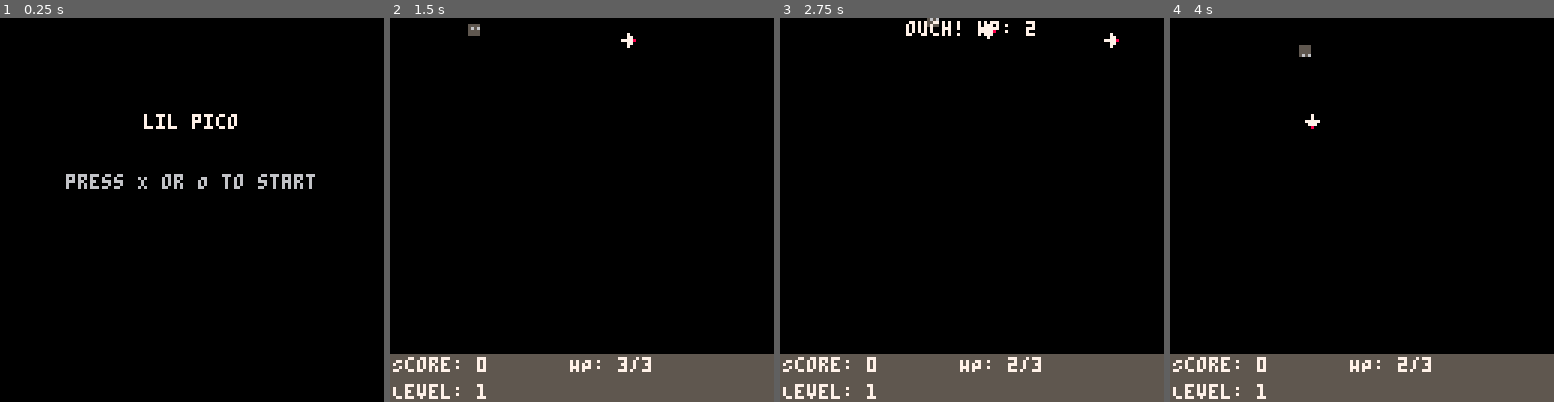
Above: before the commit, frames 1-4 (left to right).
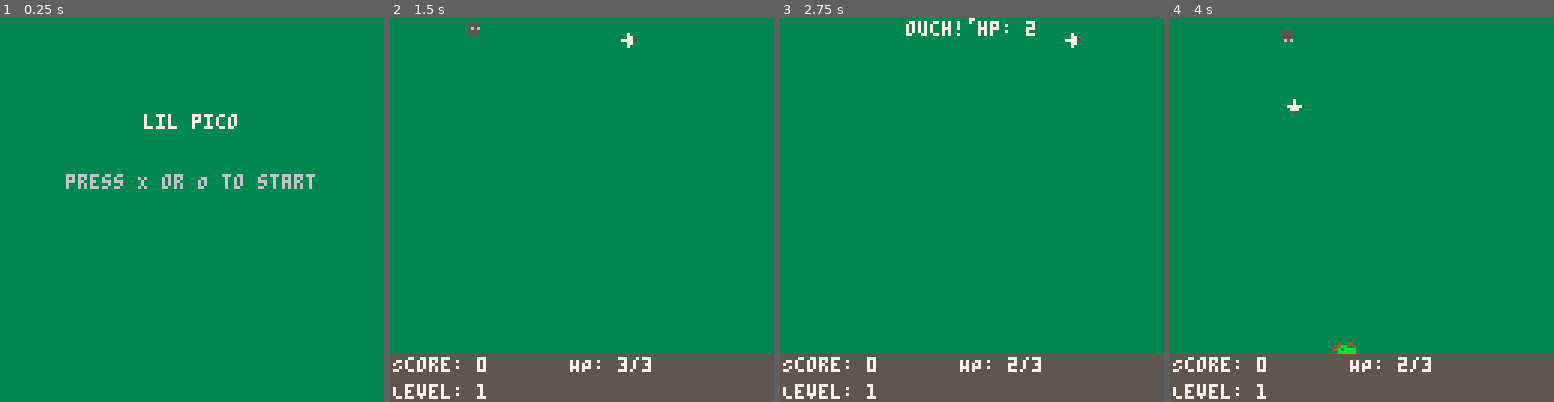
Above: after the commit, the same moments.

Repository: turnercore/lil-pico
Game: PICO-8 cartridge lil-pico.p8
The game is run twice, just before and just after one commit, with the same random seed, the same clock (stepped at 60 frames per second) and the same inputs.
Inputs:
- Up to frame 1 (0.25 s): no input
- Up to frame 2 (1.5 s): tap X (X key) at 0.33, 1.07 s; tap O (Z key) at 0.7 s
- Up to frame 3 (2.75 s): hold Right 1.6-2.1 s; tap O (Z key) at 1.7, 2.1, 2.5 s; tap X (X key) at 1.85 s; hold Up 2.15-2.42 s; hold Right from 2.47 s (still down)
- Up to frame 4 (4 s): tap O (Z key) at 2.9, 3.3, 3.7 s; tap X (X key) at 2.97 s; release Right at 3.03 s; hold Left 3.08-3.58 s; hold Down 3.63-3.97 s

The runs differ from the first frame. In frame 1, 99% of the frame differs, in the area x 0-100%, y 0-100%; in frame 2, 87%; in frame 3, 87%; in frame 4, 88%.

Commit message:
Enhance enemy types and spawn mechanics; add level score requirements and hit flash effects

Diff:
--- a/enemies.lua
+++ b/enemies.lua
@@ -4,15 +4,115 @@
     spr = { 16, 17 },
     w = 8,
     h = 8,
-    spd = 0.6,
+    spd = 0.5,
     hp = 1,
-    score = 10,
+    score = 5,
+    base_col = 11,
+    mod_col = nil,
     drop_table = {
       { min = 90, max = 100, key = "hp" }
     },
     anim_rate = 8,
     dmg = 1,
     hit_invuln_t = 20
+  },
+  basic_better = {
+    spr = { 16, 17 },
+    w = 8,
+    h = 8,
+    spd = 0.8,
+    hp = 2,
+    score = 10,
+    base_col = 11,
+    mod_col = 9,
+    drop_table = {
+      { min = 80, max = 100, key = "hp" },
+      { min = 1, max = 5, key = "coin" }
+    },
+    anim_rate = 6,
+    dmg = 1,
+    hit_invuln_t = 20
+  },
+  basic_fast = {
+    spr = { 16, 17 },
+    w = 8,
+    h = 8,
+    spd = 1.35,
+    hp = 1,
+    score = 20,
+    base_col = 11,
+    mod_col = 10,
+    drop_table = {
+      { min = 85, max = 100, key = "hp" },
+      { min = 1, max = 15, key = "coin" }
+    },
+    anim_rate = 4,
+    dmg = 1,
+    hit_invuln_t = 10
+  },
+  basic_fatty = {
+    spr = { 16, 17 },
+    w = 12,
+    h = 12,
+    spd = 0.25,
+    hp = 4,
+    score = 20,
+    base_col = 11,
+    mod_col = 8,
+    drop_table = {
+      { min = 70, max = 100, key = "hp" },
+      { min = 1, max = 25, key = "coin" }
+    },
+    anim_rate = 14,
+    dmg = 2,
+    hit_invuln_t = 30
+  }
+}
+
+wave_defs = {
+  -- [level] = { wave = { { kind = "enemy_kind", weight = n } }, spawn_min = x, spawn_max = y, all_at_once = bool, all_at_once_amount = n }
+  [1] = {
+    wave = { { kind = "basic", weight = 1 } },
+    spawn_min = 30,
+    spawn_max = 90
+  },
+  [2] = {
+    wave = {
+      { kind = "basic", weight = 100 },
+      { kind = "basic_better", weight = 10 }
+    },
+    spawn_min = 30,
+    spawn_max = 85,
+    all_at_once = true,
+    all_at_once_amount = 10
+  },
+  [3] = {
+    wave = {
+      { kind = "basic", weight = 100 },
+      { kind = "basic_better", weight = 20 },
+      { kind = "basic_fast", weight = 5 }
+    },
+    spawn_min = 30,
+    spawn_max = 80
+  },
+  [4] = {
+    wave = {
+      { kind = "basic", weight = 100 },
+      { kind = "basic_better", weight = 20 },
+      { kind = "basic_fast", weight = 10 }
+    },
+    spawn_min = 20,
+    spawn_max = 70
+  },
+  [5] = {
+    wave = {
+      { kind = "basic", weight = 100 },
+      { kind = "basic_better", weight = 30 },
+      { kind = "basic_fast", weight = 15 },
+      { kind = "basic_fatty", weight = 10 }
+    },
+    spawn_min = 25,
+    spawn_max = 76
   }
 }
 
@@ -29,13 +129,24 @@
     frames = { 64, 65 },
     anim_rate = 8,
     heal = 1,
-    t = 80
+    score = 25,
+    t = 120
+  },
+  coin = {
+    frames = { 66, 67, 68, 69 },
+    anim_rate = 6,
+    t = 360,
+    score = 100
   }
 }
 
 -- create a new enemy just offscreen and add to the list
-function spawn_enemy(kind)
-  kind = kind or "basic"
+function spawn_enemy(kind_override)
+  -- get a random enemy kind for the current level
+  local wave_kind = pick_wave_kind(game_state.current_wave)
+
+  kind = kind_override or wave_kind or "basic"
+
   local def = enemy_types[kind] or enemy_types.basic
 
   local w = 128
@@ -69,9 +180,95 @@
     spd = def.spd,
     hp = def.hp,
     score = def.score or 0,
-    drop_table = def.drop_table
+    drop_table = def.drop_table,
+    base_col = def.base_col,
+    mod_col = def.mod_col,
+    hit_flash = nil
   }
   add(game_state.enemies, e)
+end
+
+function pick_wave_kind(wave_options)
+  if not wave_options or #wave_options == 0 then
+    return nil
+  end
+
+  local total = 0
+  for opt in all(wave_options) do
+    if type(opt) == "table" then
+      total += (opt.weight or 1)
+    else
+      total += 1
+    end
+  end
+
+  if total <= 0 then
+    return wave_options[1]
+  end
+
+  local roll = rnd(total)
+  local acc = 0
+  for opt in all(wave_options) do
+    local w = 1
+    local kind = opt
+    if type(opt) == "table" then
+      w = opt.weight or 1
+      kind = opt.kind
+    end
+    acc += w
+    if roll < acc then
+      return kind
+    end
+  end
+
+  local last = wave_options[#wave_options]
+  if type(last) == "table" then
+    return last.kind
+  end
+  return last
+end
+
+function spawn_enemy_ring(count)
+  count = count or 0
+  if count <= 0 then
+    return
+  end
+  local cx = 64
+  local cy = (128 - UI_HEIGHT - MARGIN_BOTTOM) / 2
+  local r = 84
+  local offset = rnd(1) * 6.2831853
+  for i = 1, count do
+    local theta = offset + ((i - 1) / count) * 6.2831853
+    local x = cx + cos(theta) * r
+    local y = cy + sin(theta) * r
+    local w = 128
+    local h = 128 - UI_HEIGHT - MARGIN_BOTTOM
+    if x < -8 then x = -8 end
+    if x > w + 8 then x = w + 8 end
+    if y < -8 then y = -8 end
+    if y > h + 8 then y = h + 8 end
+
+    local kind = pick_wave_kind(game_state.current_wave) or "basic"
+    local def = enemy_types[kind] or enemy_types.basic
+    local e = {
+      x = x,
+      y = y,
+      kind = kind,
+      spr = def.spr,
+      anim_i = 1,
+      anim_t = 0,
+      w = def.w,
+      h = def.h,
+      spd = def.spd,
+      hp = def.hp,
+      score = def.score or 0,
+      drop_table = def.drop_table,
+      base_col = def.base_col,
+      mod_col = def.mod_col,
+      hit_flash = nil
+    }
+    add(game_state.enemies, e)
+  end
 end
 
 -- roll a drop table and return a pickup key or nil
@@ -131,8 +328,21 @@
           if p.key == "hp" then
             local heal = def.heal or 1
             local hp_max = (game_state.player.cfg and game_state.player.cfg.hp_max) or 3
-            game_state.player.hp = min(hp_max, game_state.player.hp + heal)
-            game_state.toast = "hp +" .. heal
+            if game_state.player.hp >= hp_max then
+              local score = def.score or 0
+              if score > 0 then
+                game_state.score += score
+                game_state.toast = "+" .. score
+                game_state.toast_t = 30
+              end
+            else
+              game_state.player.hp = min(hp_max, game_state.player.hp + heal)
+              game_state.toast = "hp +" .. heal
+              game_state.toast_t = 30
+            end
+          elseif def.score and def.score > 0 then
+            game_state.score += def.score
+            game_state.toast = "+" .. def.score
             game_state.toast_t = 30
           end
           deli(game_state.pickups, i)
@@ -162,16 +372,24 @@
     return
   end
 
-  -- spawn timer scales with level
-  local lvl = game_state.level or 1
-  local min_t = max(10, enemy_spawner.spawn_min - (lvl - 1) * 2)
-  local max_t = max(min_t, enemy_spawner.spawn_max - (lvl - 1) * 4)
-
-  if game_state.enemy_spawn_t > 0 then
-    game_state.enemy_spawn_t -= 1
-  else
-    spawn_enemy()
-    game_state.enemy_spawn_t = flr(rnd(max_t - min_t + 1)) + min_t
+  if game_state.spawn_enabled == false and #game_state.enemies == 0 then
+    game_state.spawn_enabled = true
+    game_state.enemy_spawn_t = 0
+  end
+
+  -- spawn timer uses level def values when set
+  local base_min = game_state.spawn_min or enemy_spawner.spawn_min
+  local base_max = game_state.spawn_max or enemy_spawner.spawn_max
+  local min_t = max(1, base_min)
+  local max_t = max(min_t, base_max)
+
+  if game_state.spawn_enabled ~= false then
+    if game_state.enemy_spawn_t > 0 then
+      game_state.enemy_spawn_t -= 1
+    else
+      spawn_enemy()
+      game_state.enemy_spawn_t = flr(rnd(max_t - min_t + 1)) + min_t
+    end
   end
 
   -- chase the player center
@@ -216,6 +434,33 @@
   end
 end
 
+function enemy_take_damage(enemy, dmg, idx)
+  if not enemy then
+    return false
+  end
+
+  dmg = dmg or 1
+  enemy.hp = (enemy.hp or 1) - dmg
+  local base_col = enemy.base_col or 12
+  enemy.hit_flash = add_hit_flash(8, base_col, 8)
+  if enemy.hp <= 0 then
+    game_state.score += enemy.score or 0
+    enemy_drop(enemy)
+    if idx then
+      deli(game_state.enemies, idx)
+    else
+      for i = #game_state.enemies, 1, -1 do
+        if game_state.enemies[i] == enemy then
+          deli(game_state.enemies, i)
+          break
+        end
+      end
+    end
+    return true
+  end
+  return true
+end
+
 -- draw enemies
 function draw_enemies()
   for e in all(game_state.enemies) do
@@ -224,6 +469,7 @@
     if type(frames) == "table" then
       spr_id = frames[e.anim_i] or frames[1]
     end
-    spr(spr_id, flr(e.x + 0.5), flr(e.y + 0.5))
-  end
-end
+    local base_col = e.base_col or 12
+    draw_sprite_hit_effect(spr_id, flr(e.x + 0.5), flr(e.y + 0.5), e.hit_flash, base_col, e.mod_col)
+  end
+end
--- a/game.lua
+++ b/game.lua
@@ -1,6 +1,24 @@
 -- constants
 MARGIN_BOTTOM = 5
 local screen_w, screen_h = 128, 128 - UI_HEIGHT - MARGIN_BOTTOM
+level_score_req = {
+    -- [current_level] = score_needed_for_next_level
+    [1] = 40,
+    [2] = 125,
+    [3] = 175,
+    [4] = 350,
+    [5] = 500,
+    [6] = 800,
+    [7] = 1200,
+    [8] = 1700,
+    [9] = 2300,
+    [10] = 3000,
+    [11] = 4000,
+    [12] = 5500,
+    [13] = 7500,
+    [14] = 10000,
+    [15] = 13000
+}
 
 function _init()
     init_game_state()
@@ -18,6 +36,51 @@
 
 function start_bgm(music_id)
     music(music_id)
+end
+
+-- hit flash helpers
+function add_hit_flash(frames, base_col, flash_col)
+    local t = frames or 0
+    if t <= 0 then
+        return nil
+    end
+    local flash = { t = t, base_col = base_col, flash_col = flash_col }
+    add(game_state.hit_flashes, flash)
+    return flash
+end
+
+function update_hit_flashes()
+    for i = #game_state.hit_flashes, 1, -1 do
+        local f = game_state.hit_flashes[i]
+        f.t -= 1
+        if f.t <= 0 then
+            deli(game_state.hit_flashes, i)
+        end
+    end
+end
+
+-- draw a sprite with a brief hit-flash palette swap
+function draw_sprite_hit_effect(spr_id, x, y, flash, base_col, mod_col, w, h, flipx, flipy)
+    w = w or 1
+    h = h or 1
+    local use_base = base_col or (flash and flash.base_col)
+    if flash and flash.t > 0 and (flash.t % 4) < 2 then
+        if use_base and flash.flash_col then
+            pal(use_base, flash.flash_col)
+        end
+        spr(spr_id, x, y, w, h, flipx, flipy)
+        pal()
+        return
+    end
+
+    if mod_col and use_base and mod_col ~= use_base then
+        pal(use_base, mod_col)
+        spr(spr_id, x, y, w, h, flipx, flipy)
+        pal()
+        return
+    end
+
+    spr(spr_id, x, y, w, h, flipx, flipy)
 end
 
 function wrap_xy(x, y, w, h)
@@ -41,11 +104,9 @@
 
 function check_level_progression()
     local lvl = game_state.level or 1
-    local need = flr(20 + (lvl * lvl) * 5)
-    if game_state.score >= need then
-        game_state.level = lvl + 1
-        game_state.toast = "level " .. game_state.level
-        game_state.toast_t = 30
+    local need = level_score_req[lvl]
+    if need and game_state.score >= need then
+        set_level(lvl + 1)
         return true
     end
     return false
--- a/lil-pico.p8
+++ b/lil-pico.p8
@@ -1,10 +1,10 @@
 pico-8 cartridge // http://www.pico-8.com
 version 43
 __lua__
-#include state.lua
 #include player.lua
 #include ui.lua
 #include enemies.lua
+#include state.lua
 #include game.lua
 __gfx__
 00000000000000000000000000000000000000000000000000000000000000000000000000000000000000000000000000000000000000000000000000000000
@@ -40,12 +40,12 @@
 00000000000000000000000000000000000000000000000000000000000000000000000000000000000000000000000000000000000000000000000000000000
 00000000000000000000000000000000000000000000000000000000000000000000000000000000000000000000000000000000000000000000000000000000
 00000000000000000000000000000000000000000000000000000000000000000000000000000000000000000000000000000000000000000000000000000000
-00000000000000000000000000000000000000000000000000000000000000000000000000000000000000000000000000000000000000000000000000000000
-00080800000000000000000000000000000000000000000000000000000000000000000000000000000000000000000000000000000000000000000000000000
-00888880000888000000000000000000000000000000000000000000000000000000000000000000000000000000000000000000000000000000000000000000
-00888880000888000000000000000000000000000000000000000000000000000000000000000000000000000000000000000000000000000000000000000000
-00088800000080000000000000000000000000000000000000000000000000000000000000000000000000000000000000000000000000000000000000000000
-00008000000000000000000000000000000000000000000000000000000000000000000000000000000000000000000000000000000000000000000000000000
+00000000000000000009900000099000000990000009900000000000000000000000000000000000000000000000000000000000000000000000000000000000
+00080800000000000099990000999900000990000099990000000000000000000000000000000000000000000000000000000000000000000000000000000000
+0088888000088800099aa990009a990000099000009aa90000000000000000000000000000000000000000000000000000000000000000000000000000000000
+0088888000088800099aa990009a9900000990000099a90000000000000000000000000000000000000000000000000000000000000000000000000000000000
+0008880000008000009a9900009a9900000990000099990000000000000000000000000000000000000000000000000000000000000000000000000000000000
+00008000000000000009900000099000000990000009900000000000000000000000000000000000000000000000000000000000000000000000000000000000
 
 
 
@@ -176,14 +176,6 @@
 
 
 
-__map__
-0000000000000000000000000000000000000000000000000000000000000000000000000000000000000000000000000000000000000000000000000000000000000000000000000000000000000000000000000000000000000000000000000000000000000000000000000000000000000000000000000000000000000000
-0000000000000000000000000000000000000000000000000000000000000000000000000000000000000000000000000000000000000000000000000000000000000000000000000000000000000000000000000000000000000000000000000000000000000000000000000000000000000000000000000000000000000000
-0000000000000000000000000001000000000000000000000000000000000000000000000000000000000000000000000000000000000000000000000000000000000000000000000000000000000000000000000000000000000000000000000000000000000000000000000000000000000000000000000000000000000000
-0000000000010100000000000001000000000000000000000000000000000000000000000000000000000000000000000000000000000000000000000000000000000000000000000000000000000000000000000000000000000000000000000000000000000000000000000000000000000000000000000000000000000000
-0000000101000001000000000001000000000000000000000000000000000000000000000000000000000000000000000000000000000000000000000000000000000000000000000000000000000000000000000000000000000000000000000000000000000000000000000000000000000000000000000000000000000000
-0000000000000101010101010101000000000000000000000000000000000000000000000000000000000000000000000000000000000000000000000000000000000000000000000000000000000000000000000000000000000000000000000000000000000000000000000000000000000000000000000000000000000000
-0000000000000100000000000000000000000000000000000000000000000000000000000000000000000000000000000000000000000000000000000000000000000000000000000000000000000000000000000000000000000000000000000000000000000000000000000000000000000000000000000000000000000000
 
 
 
--- a/player.lua
+++ b/player.lua
@@ -143,10 +143,11 @@
 
   dmg = dmg or 1
   game_state.player.hp -= dmg
-  game_state.player.invuln_t = hit_invuln_t or 20
+  game_state.player.hit_flash = add_hit_flash(8, 5, 8)
   game_state.toast = "ouch! hp: " .. game_state.player.hp
   game_state.toast_t = 30
   pause_game(6)
+  game_state.player.invuln_t = hit_invuln_t or 20
 
   if game_state.player.hp <= 0 then
     set_game_over()
@@ -272,13 +273,9 @@
         local sx = ox + (p.vx * t)
         local sy = oy + (p.vy * t)
         if point_in_rect(sx, sy, rx, ry, rw, rh) then
-          e.hp = (e.hp or 1) - 1
-          deli(game_state.projectiles, i)
-          hit = true
-          if e.hp <= 0 then
-            enemy_drop(e)
-            game_state.score += (e.score or 0)
-            deli(game_state.enemies, j)
+          if enemy_take_damage(e, 1, j) then
+            deli(game_state.projectiles, i)
+            hit = true
           end
           break
         end
@@ -316,10 +313,6 @@
     return
   end
 
-  if game_state.player.invuln_t > 0 and (game_state.player.invuln_t % 4) < 2 then
-    return
-  end
-
   local frames, i
   if game_state.player.moving then
     frames = game_state.player.anim[game_state.player.dir]
@@ -332,7 +325,7 @@
   local sprite_id = frames and frames[i] or 1
   local px = flr(game_state.player.position.x + 0.5)
   local py = flr(game_state.player.position.y + 0.5)
-  spr(sprite_id, px, py)
+  draw_sprite_hit_effect(sprite_id, px, py, game_state.player.hit_flash)
 end
 
 function update_player_animation()
--- a/state.lua
+++ b/state.lua
@@ -8,16 +8,22 @@
     pause_t = 0,
     toast = "",
     toast_t = 0,
+    hit_flashes = {},
 
     projectiles = {},
     pickups = {},
     enemies = {},
     enemy_spawn_t = 30,
+    spawn_min = nil,
+    spawn_max = nil,
+    spawn_enabled = true,
 
     shoot_repeat = false,
     shoot_cd = 0,
     shoot_btn_prev = false,
     shoot_combo_prev = false,
+
+    current_wave = {},
 
     player = {
       cfg = {
@@ -62,11 +68,13 @@
       dodge_cd = 0,
       dodge_vx = 0,
       dodge_vy = 0,
-      invuln_t = 0
+      invuln_t = 0,
+      hit_flash = nil
     }
   }
 
   game_state.player.hp = game_state.player.cfg.hp_max or 3
+  set_level(game_state.level, true)
 end
 
 -- temporary gameplay pause (eg hit-stop)
@@ -178,6 +186,7 @@
     update_pause()
     return
   end
+  update_hit_flashes()
   update_player_position()
   update_player_animation()
   update_player_actions()
@@ -195,7 +204,7 @@
 end
 
 function draw_app_state()
-  cls()
+  cls(3)
 
   if app_state == GS_MENU then
     ui_draw_main_menu()
@@ -241,3 +250,32 @@
   end
   set_app_state(GS_GAME_OVER)
 end
+
+function set_level(level_num, silent)
+  game_state.level = level_num
+  if not silent then
+    game_state.toast = "level " .. game_state.level
+    game_state.toast_t = 30
+  end
+
+  local wave_def = wave_defs and wave_defs[level_num]
+  if wave_def then
+    local wave = wave_def.wave or wave_def
+    game_state.current_wave = wave
+    game_state.spawn_min = wave_def.spawn_min
+    game_state.spawn_max = wave_def.spawn_max
+    game_state.enemy_spawn_t = 0
+    if wave_def.all_at_once and (wave_def.all_at_once_amount or 0) > 0 then
+      game_state.spawn_enabled = false
+      spawn_enemy_ring(wave_def.all_at_once_amount)
+    else
+      game_state.spawn_enabled = true
+    end
+  else
+    game_state.spawn_min = nil
+    game_state.spawn_max = nil
+    game_state.spawn_enabled = true
+  end
+
+  return true
+end
Not shown, changed: the music (__music__) section of lil-pico.p8
Not shown, changed: the sound effects (__sfx__) section of lil-pico.p8
